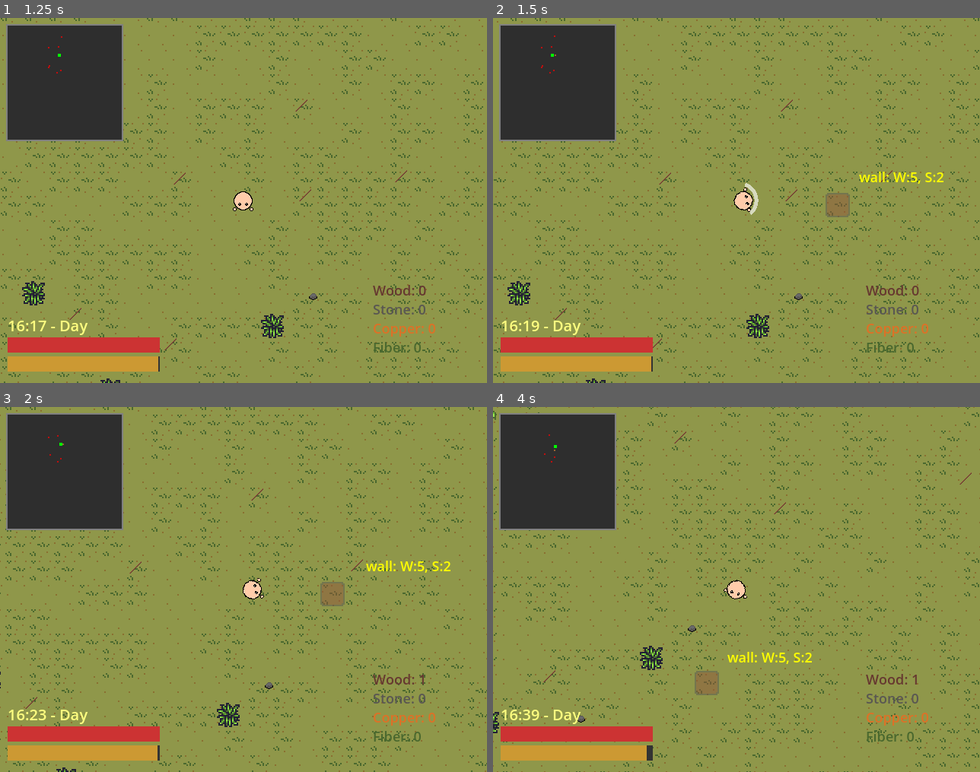
Above: before the commit, frames 1-4 (two rows, left to right).
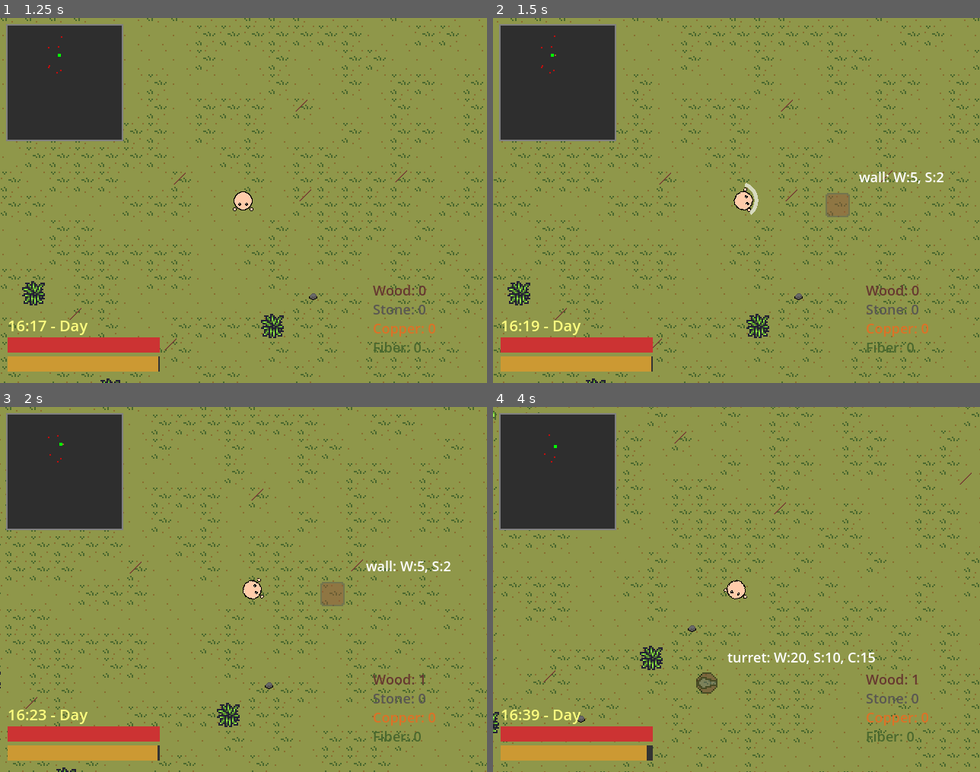
Above: after the commit, the same moments.

Repository: wondertrash/zombwio
Game: Godot game, scene res://startmenu.tscn
The game is run twice, just before and just after one commit, with the same random seed, the same clock (stepped at 60 frames per second) and the same inputs.
Inputs (mouse positions are in pixels of both pictures, inside the frame that each line leads up to):
- Up to frame 1 (1.25 s): click "Play" at 0.5 s
- Up to frame 2 (1.5 s): tap Enter at 1.25 s; move the mouse to (843, 182) at 1.27 s; hold D (right) from 1.28 s (still down); tap B (build) at 1.35 s; click (843, 182) at 1.42 s
- Up to frame 3 (2 s): keep holding D (right); tap E (interact) at 1.55 s
- Up to frame 4 (4 s): move the mouse to (639, 607) at 2.02 s; release D (right) at 2.03 s; hold S (down) 2.03-2.78 s; tap E (interact) at 2.1 s; click (639, 607) at 2.17 s; tap 4 at 2.3 s; move the mouse to (785, 509) at 2.77 s; hold D (right) 2.78-3.53 s; hold 4 2.78-3.53 s; click (785, 509) at 2.92 s; tap 5 at 3.05, 3.6 s; move the mouse to (712, 662) at 3.52 s; hold Up (ui_up) from 3.53 s (still down); click (712, 662) at 3.67 s; tap 6 at 3.8 s

Frame 1 is identical in both runs. In frame 2, 0.2% of the frame differs, in the area x 75-93%, y 42-46%; in frame 3, 0.2%; in frame 4, 0.7%, in the area x 12-79%, y 11-79%.

Commit message:
spiketrap, chest, turret

Diff:
--- a/zombwio/buildingsystem.gd
+++ b/zombwio/buildingsystem.gd
@@ -2,10 +2,11 @@
 var wall_scene = preload("res://wall.tscn")
 var door_scene = preload("res://door.tscn")
 var campfire_scene = preload("res://campfire.tscn")
+var spike_trap_scene = preload("res://spiketrap.tscn")
+var chest_scene = preload("res://chest.tscn")
+var turret_scene = preload("res://turret.tscn")
 var build_mode: bool = false
 var current_buildable: String = ""
-var buildables = ["wall", "door", "campfire"]
-var current_buildable_index = 0
 var ghost_preview: Node2D = null
 var can_place: bool = true
 var cost_label: Label = null
@@ -13,7 +14,6 @@
 	cost_label = Label.new()
 	cost_label.add_theme_font_size_override("font_size", 18)
 	cost_label.visible = false
-	cost_label.modulate = Color(1, 1, 0)
 	add_child(cost_label)
 func _process(_delta):
 	if Input.is_action_just_pressed("build"):
@@ -25,6 +25,12 @@
 			set_buildable("door")
 		elif Input.is_key_pressed(KEY_3):
 			set_buildable("campfire")
+		elif Input.is_key_pressed(KEY_4):
+			set_buildable("spiketrap")
+		elif Input.is_key_pressed(KEY_5):
+			set_buildable("chest")
+		elif Input.is_key_pressed(KEY_6):
+			set_buildable("turret")
 	if build_mode and ghost_preview:
 		var camera = get_viewport().get_camera_2d()
 		if camera:
@@ -32,7 +38,7 @@
 			ghost_preview.global_position = mouse_pos.snapped(Vector2(32, 32))
 			ghost_preview.global_position += Vector2(-16, 16)
 			cost_label.visible = true
-			cost_label.global_position = get_viewport().get_mouse_position() + Vector2(20, -20)
+			cost_label.position = get_viewport().get_mouse_position() + Vector2(20, -20)
 			var cost = get_build_cost(current_buildable)
 			var cost_text = current_buildable + ": "
 			var parts = []
@@ -66,6 +72,12 @@
 		ghost_preview = door_scene.instantiate()
 	elif type == "campfire":
 		ghost_preview = campfire_scene.instantiate()
+	elif type == "spiketrap":
+		ghost_preview = spike_trap_scene.instantiate()
+	elif type == "chest":
+		ghost_preview = chest_scene.instantiate()
+	elif type == "turret":
+		ghost_preview = turret_scene.instantiate()
 	ghost_preview.modulate = Color(1, 1, 1, 0.5)
 	if ghost_preview is StaticBody2D or ghost_preview is CharacterBody2D:
 		ghost_preview.set_collision_layer_value(1, false)
@@ -75,11 +87,14 @@
 func _disable_all_collision(node: Node):
 	for child in node.get_children():
 		if child is CollisionShape2D:
-			child.disabled = true
-		elif child is Area2D or child is StaticBody2D:
+			var parent = child.get_parent()
+			if parent is StaticBody2D or parent is CharacterBody2D:
+				child.disabled = true
+		elif child is StaticBody2D or child is CharacterBody2D:
 			child.set_collision_layer_value(1, false)
 			child.set_collision_mask_value(1, false)
-		_disable_all_collision(child)
+		if not child is Area2D:
+			_disable_all_collision(child)
 func try_place_structure():
 	var player = get_tree().get_first_node_in_group("player")
 	if not player:
@@ -98,13 +113,17 @@
 	var structure = null
 	if current_buildable == "wall":
 		structure = wall_scene.instantiate()
-		player.buildings_placed += 1
 	elif current_buildable == "door":
 		structure = door_scene.instantiate()
-		player.buildings_placed += 1
 	elif current_buildable == "campfire":
 		structure = campfire_scene.instantiate()
-		player.buildings_placed += 1
+	elif current_buildable == "spiketrap":
+		structure = spike_trap_scene.instantiate()
+	elif current_buildable == "chest":
+		structure = chest_scene.instantiate()
+	elif current_buildable == "turret":
+		structure = turret_scene.instantiate()
+	player.buildings_placed += 1
 	structure.global_position = ghost_preview.global_position
 	get_tree().current_scene.add_child(structure)
 func get_build_cost(type: String) -> Dictionary:
@@ -115,6 +134,12 @@
 			return {"wood": 8, "fiber": 3}
 		"campfire":
 			return {"wood": 10, "stone": 5}
+		"spiketrap":
+			return {"wood": 8, "stone": 5}
+		"chest":
+			return {"wood": 15, "fiber": 5}
+		"turret":
+			return {"wood": 20, "stone": 10, "copper": 15}
 		_:
 			return {}
 func can_afford(player, cost: Dictionary) -> bool:
--- /dev/null
+++ b/zombwio/chest.gd
@@ -0,0 +1,53 @@
+extends StaticBody2D
+var storage: Dictionary = {
+	"wood": 0,
+	"stone": 0,
+	"copper": 0,
+	"fiber": 0,
+}
+var max_capacity: int = 100
+var interaction_area: Area2D
+var mode: String = "deposit"
+func _ready():
+	add_to_group("chest")
+	var collision = CollisionShape2D.new()
+	var shape = RectangleShape2D.new()
+	shape.size = Vector2(32, 32)
+	collision.shape = shape
+	add_child(collision)
+	var sprite = Sprite2D.new()
+	sprite.texture = load("res://images/chest.png")
+	add_child(sprite)
+	await get_tree().process_frame
+	interaction_area = Area2D.new()
+	var area_collision = CollisionShape2D.new()
+	var area_shape = CircleShape2D.new()
+	area_shape.radius = 50
+	area_collision.shape = area_shape
+	interaction_area.add_child(area_collision)
+	interaction_area.monitoring = true
+	add_child(interaction_area)
+func _process(_delta):
+	var bodies = interaction_area.get_overlapping_bodies()
+	var player_nearby = false
+	for body in bodies:
+		if body.is_in_group("player"):
+			player_nearby = true
+			if Input.is_action_just_pressed("interact"):
+				if mode == "deposit":
+					deposit_all(body)
+					mode = "withdraw"
+				else:
+					withdraw_all(body)
+					mode = "deposit"
+func deposit_all(player):
+	for resource in storage.keys():
+		if player.inventory[resource] > 0:
+			var amount = player.inventory[resource]
+			storage[resource] += amount
+			player.inventory[resource] = 0
+func withdraw_all(player):
+	for resource in storage.keys():
+		if storage[resource] > 0:
+			player.inventory[resource] += storage[resource]
+			storage[resource] = 0
--- /dev/null
+++ b/zombwio/chest.tscn
@@ -0,0 +1,6 @@
+[gd_scene load_steps=2 format=3 uid="uid://bn0xbvgcs7s7b"]
+
+[ext_resource type="Script" uid="uid://dddlqd3nh52g8" path="res://chest.gd" id="1_twpm2"]
+
+[node name="Chest" type="StaticBody2D"]
+script = ExtResource("1_twpm2")
--- a/zombwio/player.gd
+++ b/zombwio/player.gd
@@ -226,6 +226,7 @@
 	projectile.global_position = global_position
 	projectile.direction = global_position.direction_to(get_global_mouse_position())
 	projectile.rotation = projectile.direction.angle()
+	projectile.shooter = self
 	if current_weapon == "gun":
 		gun_sprite.visible = true
 		projectile.projectile_type = "bullet"
@@ -244,4 +245,3 @@
 	current_health = clamp(current_health, 0, max_health)
 func set_near_campfire(value: bool):
 	near_campfire = value
-#more content
--- a/zombwio/projectile.gd
+++ b/zombwio/projectile.gd
@@ -4,6 +4,7 @@
 @export var lifetime: float = 3.0
 @export var projectile_type: String = "arrow"
 var direction: Vector2 = Vector2.ZERO
+var shooter: Node2D = null
 func _ready() -> void:
 	var sprite = Sprite2D.new()
 	if projectile_type == "arrow":
@@ -30,8 +31,10 @@
 	await get_tree().create_timer(lifetime).timeout
 	queue_free()
 func _process(delta: float) -> void:
-	position += direction * speed * delta
+	global_position += direction * speed * delta
 func _on_hit(body):
+	if body == shooter:
+		return
 	if body.is_in_group("zombie"):
 		body.take_damage(damage)
 		queue_free()
--- /dev/null
+++ b/zombwio/spiketrap.gd
@@ -0,0 +1,40 @@
+extends StaticBody2D
+var damage: float = 20.0
+var damage_interval: float = 0.5
+var damage_area: Area2D
+func _ready():
+	add_to_group("spike_trap")
+	var sprite = Sprite2D.new()
+	sprite.texture = load("res://images/spiketrap.png")
+	add_child(sprite)
+	var body_collision = CollisionShape2D.new()
+	var body_shape = RectangleShape2D.new()
+	body_shape.size = Vector2(28, 28)
+	body_collision.shape = body_shape
+	add_child(body_collision)
+	await get_tree().process_frame
+	damage_area = Area2D.new()
+	var area_collision = CollisionShape2D.new()
+	var area_shape = RectangleShape2D.new()
+	area_shape.size = Vector2(32, 32)
+	area_collision.shape = area_shape
+	damage_area.add_child(area_collision)
+	damage_area.monitoring = true
+	add_child(damage_area)
+func _process(_delta):
+	var bodies = damage_area.get_overlapping_bodies()
+	for body in bodies:
+		if body.is_in_group("zombie") and is_instance_valid(body):
+			damage_zombie(body)
+func damage_zombie(zombie):
+	if not zombie.has_meta("spike_cooldown"):
+		zombie.set_meta("spike_cooldown", 0.0)
+	var cooldown = zombie.get_meta("spike_cooldown")
+	if cooldown <= 0:
+		zombie.take_damage(damage)
+		zombie.set_meta("spike_cooldown", damage_interval)
+		modulate = Color(1, 0.5, 0.5)
+		await get_tree().create_timer(0.1).timeout
+		modulate = Color(1, 1, 1)
+	else:
+		zombie.set_meta("spike_cooldown", cooldown - get_process_delta_time())
--- /dev/null
+++ b/zombwio/spiketrap.tscn
@@ -0,0 +1,12 @@
+[gd_scene load_steps=3 format=3 uid="uid://8p6a5f0q2k8x"]
+
+[ext_resource type="Script" uid="uid://bcta623kbv25h" path="res://spiketrap.gd" id="1_1kfg5"]
+
+[sub_resource type="CircleShape2D" id="CircleShape2D_cgqth"]
+radius = 15.033297
+
+[node name="Spiketrap" type="StaticBody2D"]
+script = ExtResource("1_1kfg5")
+
+[node name="CollisionShape2D" type="CollisionShape2D" parent="."]
+shape = SubResource("CircleShape2D_cgqth")
--- /dev/null
+++ b/zombwio/turret.gd
@@ -0,0 +1,62 @@
+extends StaticBody2D
+var projectile_scene = preload("res://projectile.tscn")
+var fire_rate: float = 1.5
+var detection_radius: float = 200.0
+var damage: int = 30
+var can_shoot: bool = true
+var detection_area: Area2D
+var sprite: Sprite2D
+var is_ghost: bool = false
+func _ready():
+	add_to_group("turret")
+	sprite = Sprite2D.new()
+	sprite.texture = load("res://images/turret.png")
+	add_child(sprite)
+	var collision = CollisionShape2D.new()
+	var shape = RectangleShape2D.new()
+	shape.size = Vector2(32, 32)
+	collision.shape = shape
+	add_child(collision)
+	await get_tree().process_frame
+	detection_area = Area2D.new()
+	var area_collision = CollisionShape2D.new()
+	var area_shape = CircleShape2D.new()
+	area_shape.radius = detection_radius
+	area_collision.shape = area_shape
+	detection_area.add_child(area_collision)
+	detection_area.monitoring = true
+	add_child(detection_area)
+func _process(_delta):
+	if is_ghost or modulate.a < 1.0:
+		return
+	if can_shoot:
+		var target = find_nearest_zombie()
+		if target:
+			shoot_at(target)
+func find_nearest_zombie() -> Node2D:
+	if not detection_area or not is_instance_valid(detection_area):
+		return null
+	var bodies = detection_area.get_overlapping_bodies()
+	var nearest = null
+	var nearest_distance = detection_radius
+	for body in bodies:
+		if body.is_in_group("zombie") and is_instance_valid(body):
+			var distance = global_position.distance_to(body.global_position)
+			if distance < nearest_distance:
+				nearest = body
+				nearest_distance = distance
+	return nearest
+func shoot_at(target: Node2D):
+	can_shoot = false
+	if sprite:
+		sprite.rotation = global_position.direction_to(target.global_position).angle()
+	var projectile = projectile_scene.instantiate()
+	projectile.global_position = global_position
+	projectile.direction = global_position.direction_to(target.global_position)
+	projectile.rotation = projectile.direction.angle()
+	projectile.damage = damage
+	projectile.projectile_type = "bullet"
+	projectile.shooter = self
+	get_tree().current_scene.add_child(projectile)
+	await get_tree().create_timer(fire_rate).timeout
+	can_shoot = true
--- /dev/null
+++ b/zombwio/turret.tscn
@@ -0,0 +1,12 @@
+[gd_scene load_steps=3 format=3 uid="uid://blvpw1hd7ed46"]
+
+[ext_resource type="Script" uid="uid://dujegoql05nq8" path="res://turret.gd" id="1_3oylf"]
+
+[sub_resource type="CircleShape2D" id="CircleShape2D_tjdg3"]
+radius = 14.0
+
+[node name="Turret" type="StaticBody2D"]
+script = ExtResource("1_3oylf")
+
+[node name="CollisionShape2D" type="CollisionShape2D" parent="."]
+shape = SubResource("CircleShape2D_tjdg3")
Not shown, added: zombwio/chest.gd.uid
Binary file added: zombwio/images/chest.png
Not shown, added: zombwio/images/chest.png.import
Binary file added: zombwio/images/spiketrap.png
Not shown, added: zombwio/images/spiketrap.png.import
Binary file added: zombwio/images/turret.png
Not shown, added: zombwio/images/turret.png.import
Not shown, added: zombwio/spiketrap.gd.uid
Not shown, added: zombwio/turret.gd.uid
